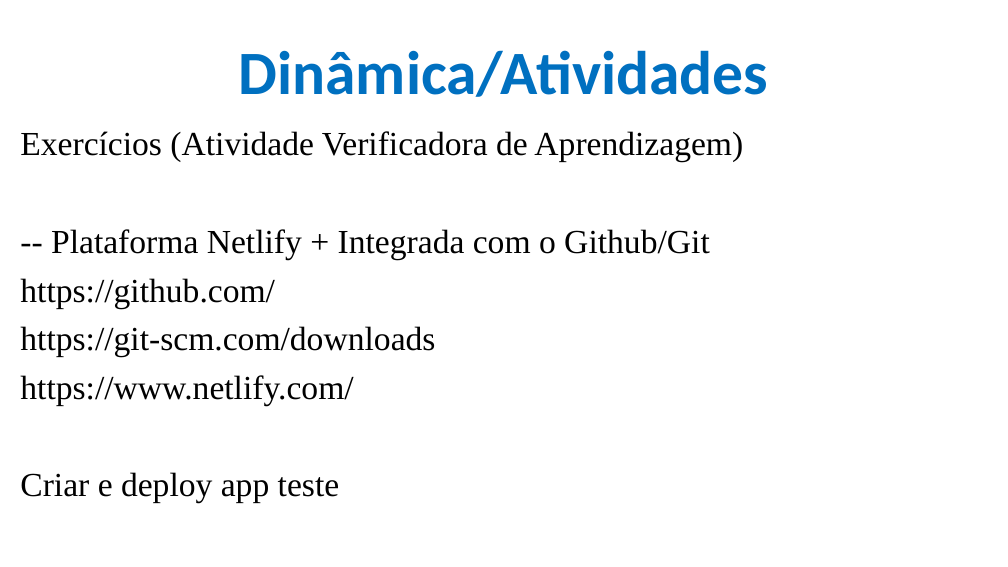
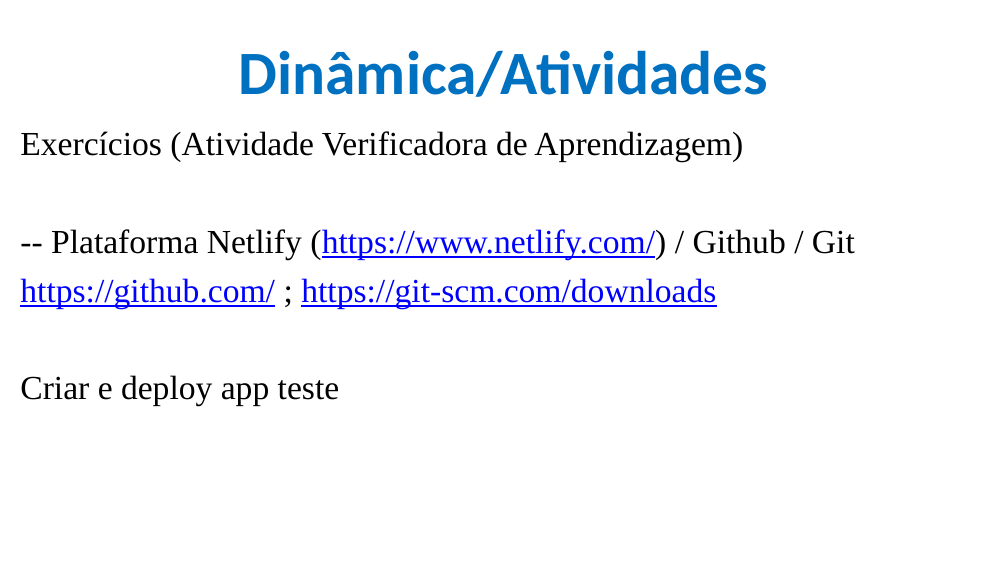
Before and after one commit to CloudEducationBrazil/WydenArea1AplicacaoCloudIndustria40Python, a slide deck: slide 9 of 01 Classes/Aula 02 - Aplicação Cloud Indústria 40 Python.pptx (slide 7 before the commit). Drawn at 1008x567 pixels with LibreOffice and Linux fonts; fonts in the diff are those of the drawing; background and template pictures are left out. Boxes give left, top, right and bottom in pixels: in the first picture for what was removed or moved away, otherwise in the second. Text is boxed around its words. In the diff, an @@ line names an element or a change of style, - is before the commit and + after.

```diff
--- a/01 Classes/Aula 02 - Aplicação Cloud Indústria 40 Python.pptx
+++ b/01 Classes/Aula 02 - Aplicação Cloud Indústria 40 Python.pptx
@@ text at (20, 229, 855, 308): text changed; text colour #000000 to #0000FF @@
--- Plataforma Netlify + Integrada com o Github/Git
-https://github.com/
-https://git-scm.com/downloads
-https://www.netlify.com/
+-- Plataforma Netlify (https://www.netlify.com/) / Github / Git
+https://github.com/ ; https://git-scm.com/downloads
```
Also in this commit, not shown: 5 other slides changed, 2 slides added.
